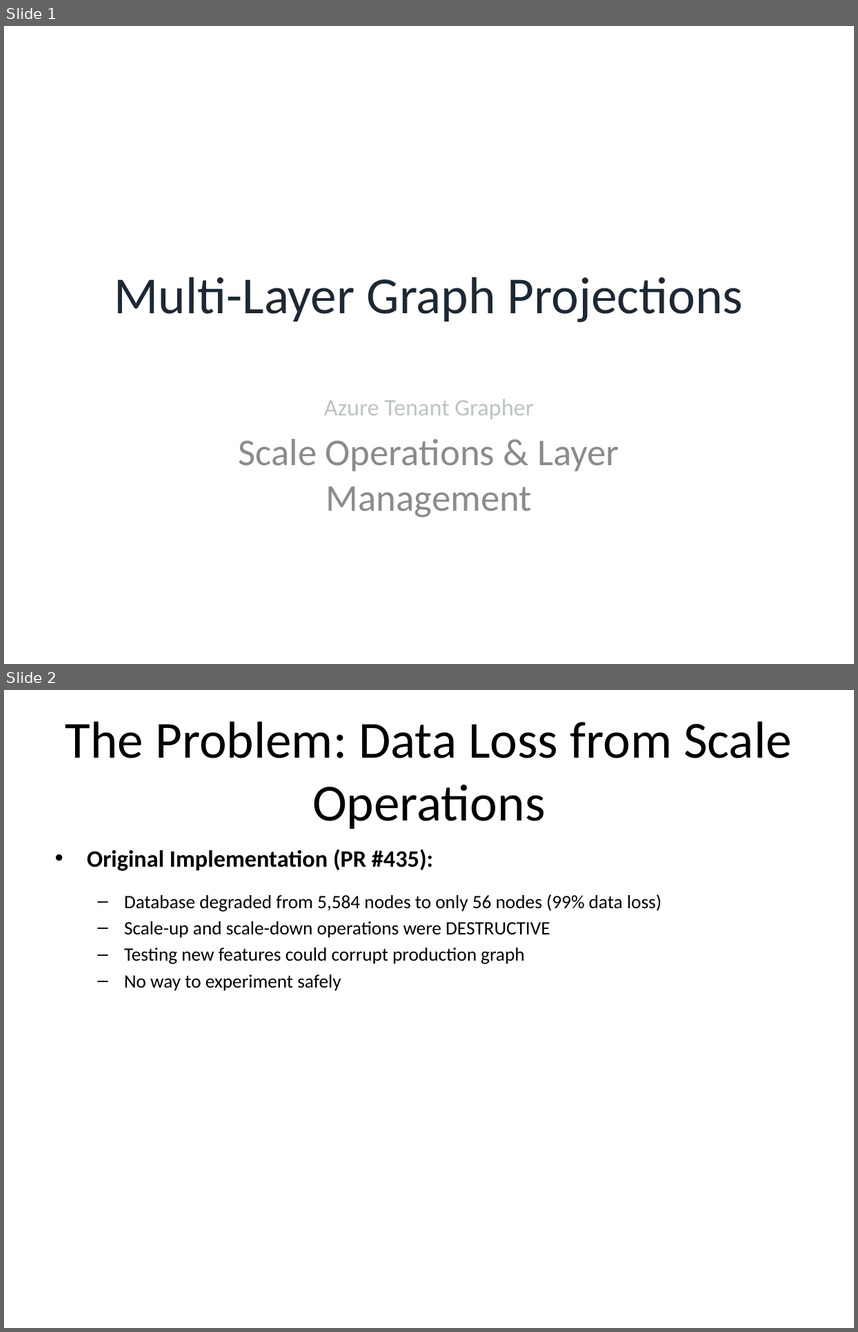
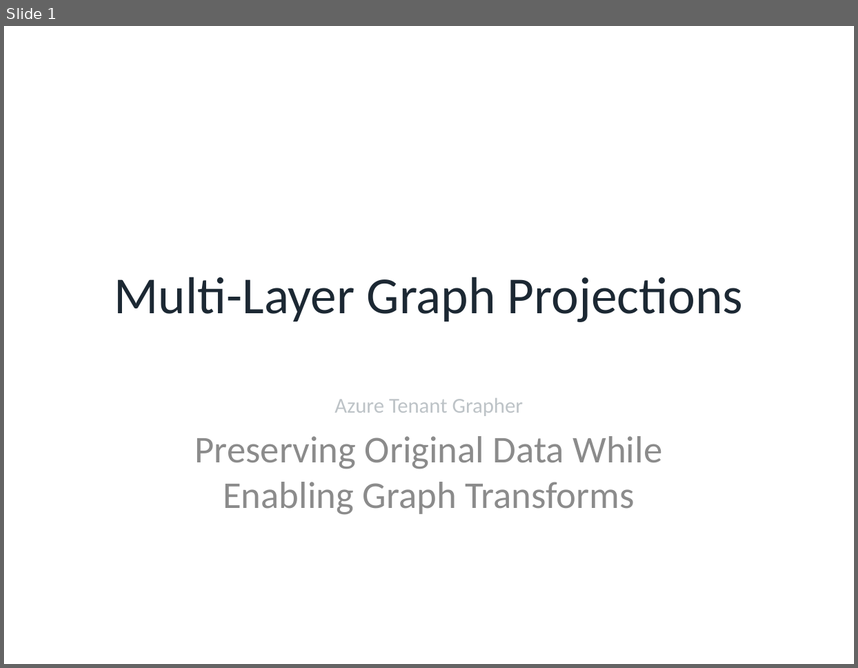
Before and after one commit to rysweet/azure-tenant-grapher, a slide deck: Multi_Layer_Graph_Projections.pptx. Shown one above the other, each under a label of ours: slides 1 and 2 before the commit, slide 1 after it. The pictures are 858x1332 and 858x668 pixels, drawn with LibreOffice and Linux fonts; fonts in the diff are those of the drawing. Boxes give left, top, right and bottom in pixels: in the first picture for what was removed or moved away, otherwise in the second. Text is boxed around its words. In the diff, an @@ line names an element or a change of style, - is before the commit and + after.

```diff
--- a/Multi_Layer_Graph_Projections.pptx
+++ b/Multi_Layer_Graph_Projections.pptx
@@ slide 2 removed at (4,690,854,1328), background #FFFFFF @@
@@ title removed at (65,721,792,829) @@
-The Problem: Data Loss from Scale Operations
@@ text removed at (87,849,662,991) @@
-• Original Implementation (PR #435):
-  – Database degraded from 5,584 nodes to only 56 nodes (99% data loss)
-  – Scale-up and scale-down operations were DESTRUCTIVE
-  – Testing new features could corrupt production graph
-  – No way to experiment safely
@@ slide 1 changed as well @@
@@ subtitle at (335,398,524,416): size 20 to 18 pt in "Azure Tenant Grapher" @@
@@ subtitle at (195,436,663,515): text changed @@
-Scale Operations & Layer Management
+Preserving Original Data While Enabling Graph Transforms
```
Also in this commit, not shown: 10 other slides changed, 5 slides added, 5 other slides removed, 7 other files.
